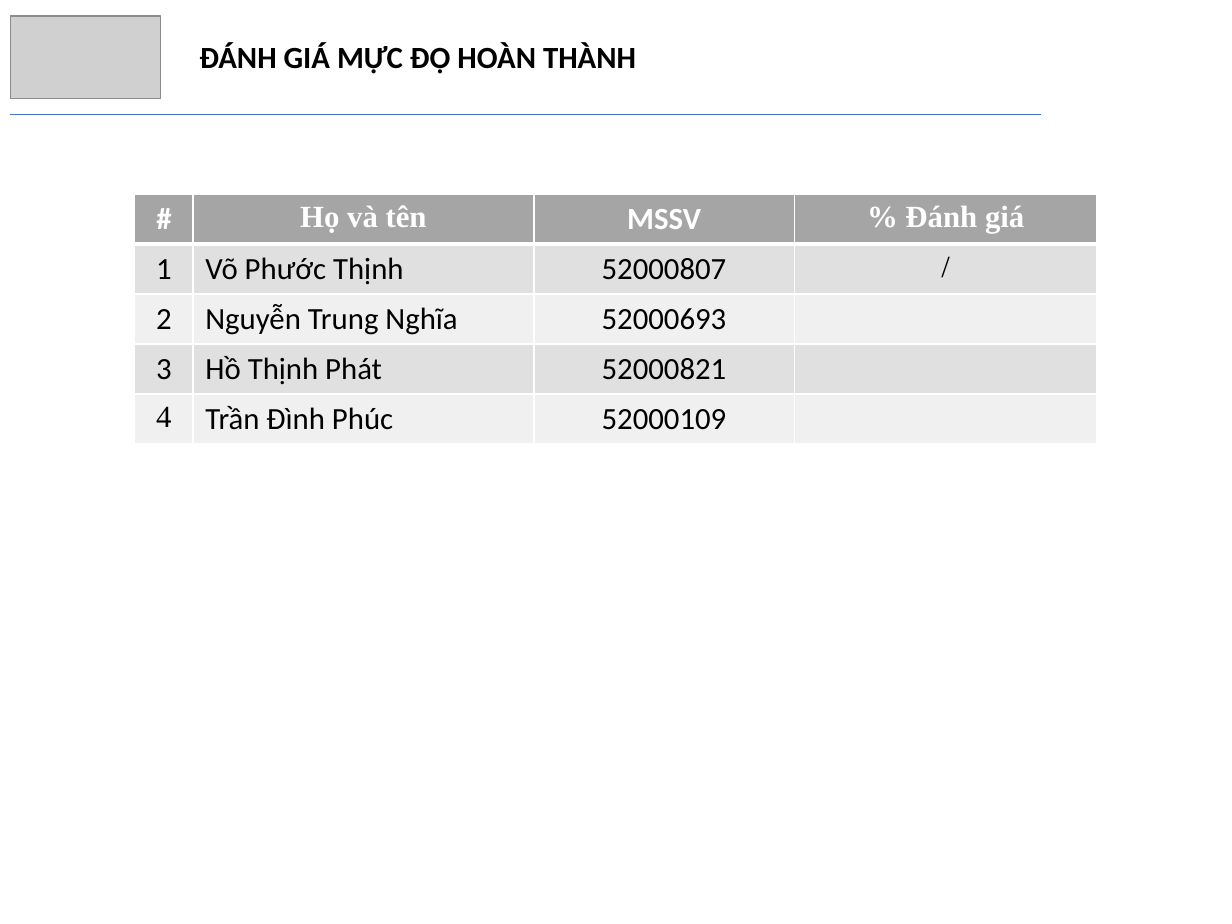
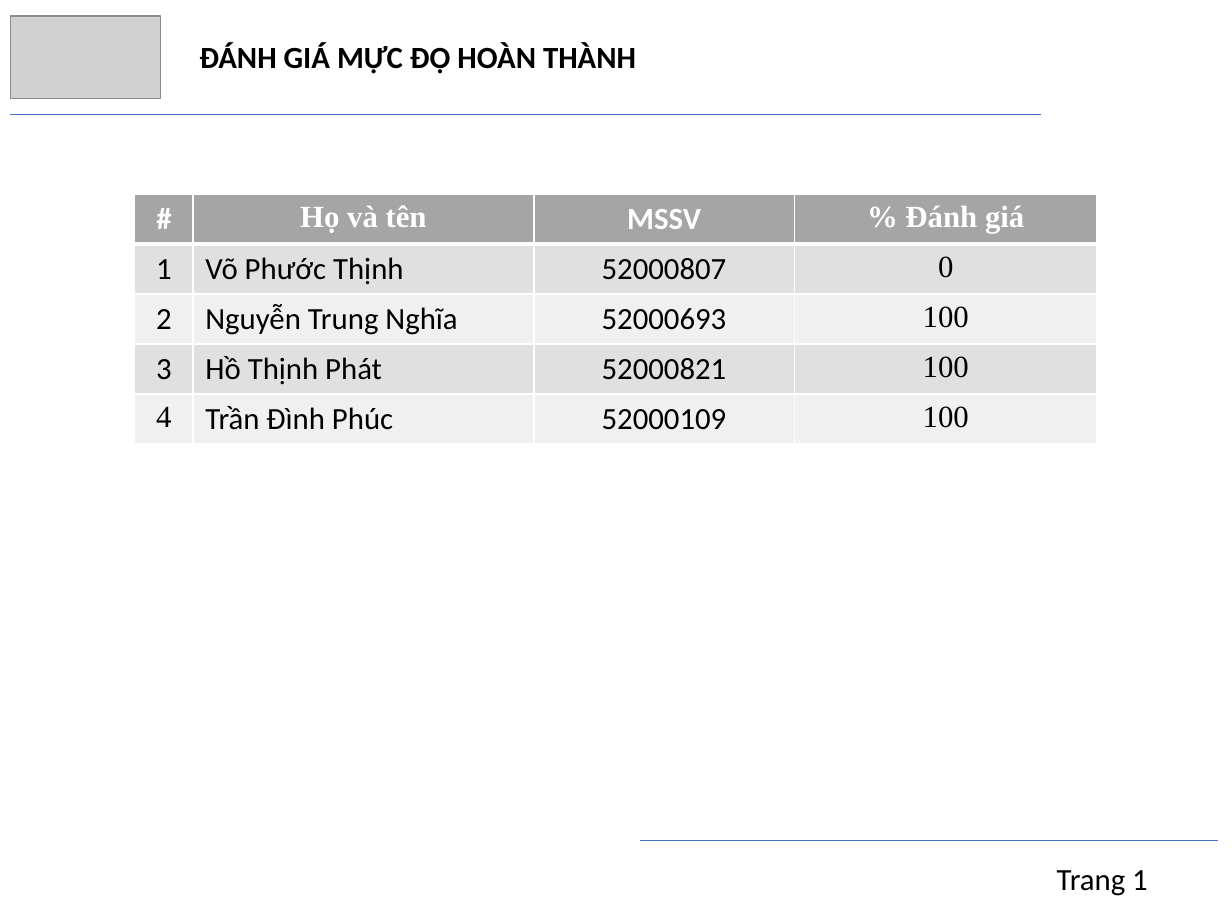
Before and after one commit to trngbro/AI, a slide deck: slide 4 of present/presentation.pptx (slide 3 before the commit). Drawn at 1232x924 pixels with LibreOffice and Linux fonts; fonts in the diff are those of the drawing; grey boxes stand for pictures. Boxes give left, top, right and bottom in pixels: in the first picture for what was removed or moved away, otherwise in the second. Text is boxed around its words. In the diff, an @@ line names an element or a change of style, - is before the commit and + after.

```diff
--- a/present/presentation.pptx
+++ b/present/presentation.pptx
@@ table at [134,195,1096,445] @@
-row 2, column 4: /
+row 2, column 4: 0
-row 3, column 4: 
+row 3, column 4: 100
-row 4, column 4: 
+row 4, column 4: 100
-row 5, column 4: 
+row 5, column 4: 100
@@ line added from (641, 840) to (1218, 840), #4472C4 0.5 pt @@
@@ text added at [1057,870,1148,896], 18 pt, text #000000 @@
+Trang 1
```
Also in this commit, not shown: 20 other slides changed, 4 slides added, 4 other files.
